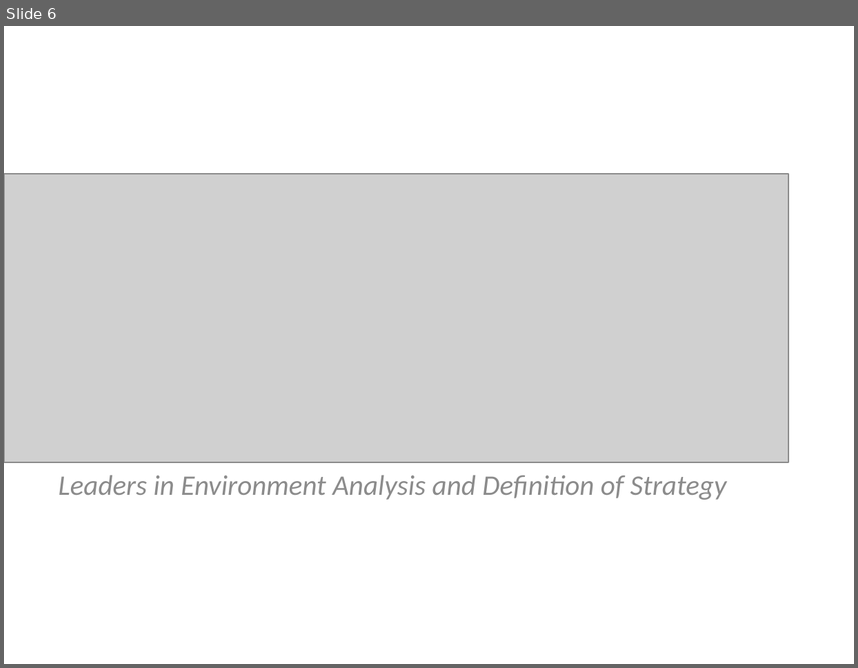
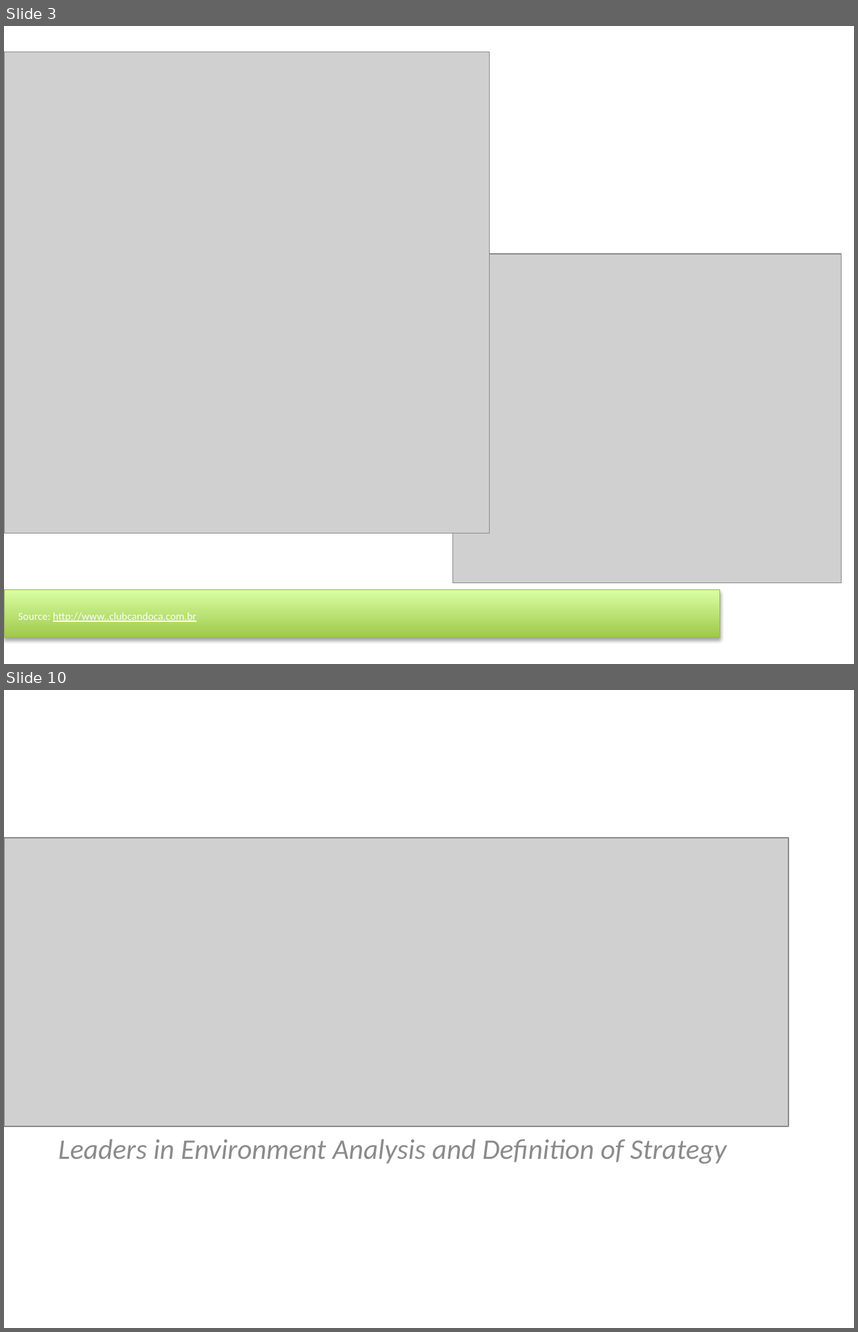
Before and after one commit to VincentHenric/GMS_group5, a slide deck: Group presentation LEADS.pptx. Shown one above the other, each under a label of ours: slide 6 before the commit, slides 3 and 10 after it; the slides between them are not shown. The pictures are 858x668 and 858x1332 pixels, drawn with LibreOffice and Linux fonts; fonts in the diff are those of the drawing; grey boxes stand for pictures; background and template pictures are left out. Boxes give left, top, right and bottom in pixels: in the first picture for what was removed or moved away, otherwise in the second. Text is boxed around its words. In the diff, an @@ line names an element or a change of style, - is before the commit and + after.

```diff
--- a/Group presentation LEADS.pptx
+++ b/Group presentation LEADS.pptx
@@ slide 3 added at [4, 26, 854, 664], background #FFFFFF @@
@@ picture added at [4, 52, 489, 534] @@
@@ picture added at [452, 254, 842, 583] @@
@@ rectangle added at [4, 590, 720, 637], fill gradient #A0CA4A to #DAFFA5, outline #98B955 0.75 pt @@
@@ text added at [18, 612, 197, 621], 9 pt, text #FFFFFF, underline @@
+Source: http://www..clubcandoca.com.br
@@ what was slide 6 is now slide 10 @@
```
Also in this commit, not shown: 6 other slides added, 3 slides removed, 1 other file.
